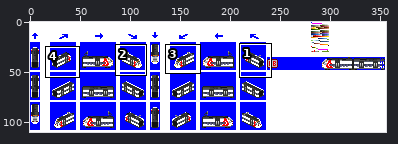
Sprite sheet -- gfx/emu/br429_1.png. The first picture is a wide view before the edit; the outline marks the close-up.
Close-up. The starting point:
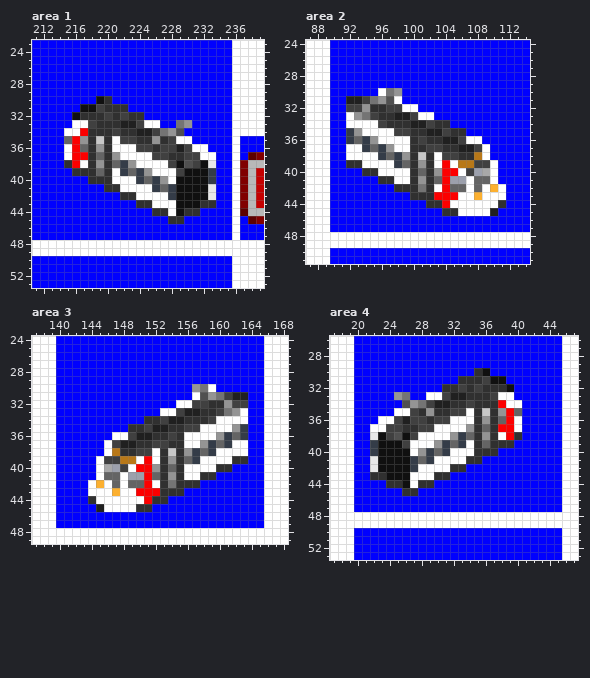
The file is 356x110 pixels. Colours within 5 levels of each other are drawn and written as one. Shown: area 1: x 211..239, y 23..53; area 2: x 87..114, y 24..51; area 3: x 137..168, y 24..49; area 4: x 17..47, y 26..53. The commit also changed other parts of the picture, which this record leaves out.
Now the later version:
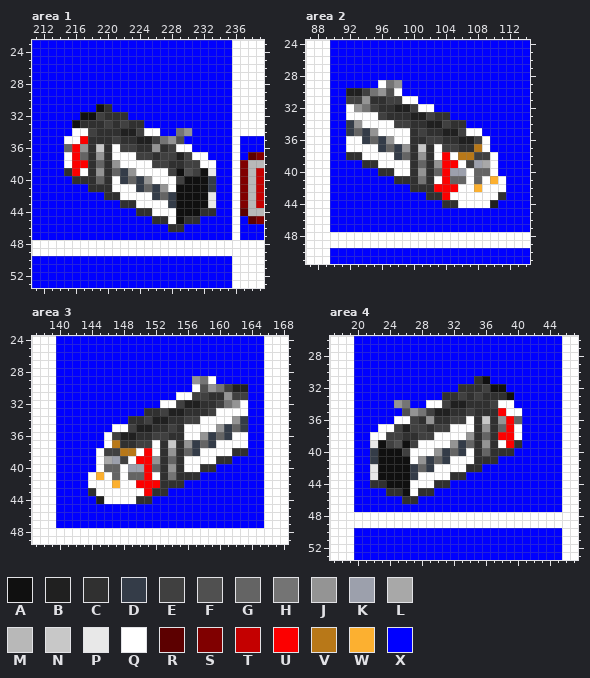
Palette (. is transparent): A #101010  B #202020  C #303030  D #343c48  E #404040  F #505050  G #646464  H #747474  J #949494  K #9ca0ac  L #a8a8a8  M #b8b8b8  N #c8c8c8  P #e8e8e8  Q #ffffff  R #5c0000  S #800000  T #c40000  U #fc0000  V #b87818  W #fcb030  X #0000ff
Change:
--- area 1
@@ x 211..239 @@
 29 XXXXXXXXXXXXXXXXXXXXXXXXXQQQQ
-30 XXXXXXXXACXXXXXXXXXXXXXXXQQQQ
-31 XXXXXXAAECCCXXXXXXXXXXXXXQQQQ
-32 XXXXXACCCECECCXXXXXXXXXXXQQQQ
-33 XXXXXQQECCCBBEQQXXHJXXXXXQQQQ
-34 XXXXQQUCCCECCBBEHJFXXXXXXQQQQ
-35 XXXXGUJCNCQEECCJCEQQXXXXXQXXX
-36 XXXXQUGCJCQQQEECEEBEQQXXXQXXX
-37 XXXXQUUCGCJQQQQEECCEEQQXXQXRS
-38 XXXXCUQCJCGDJQQQQEAFEAPXXQSMM
-39 XXXXXCCCGCQDGDJQQQEAAADXXQSMT
-40 XXXXXXXCCCQQQDGDJQAAAADXXQSMT
-41 XXXXXXXXXCCQQQQDGDAAAAPXXQSMT
-42 XXXXXXXXXXXCCQQQQDAAAAPXXQSMT
-43 XXXXXXXXXXXXXCCQQQAAACCXXQSMT
-44 XXXXXXXXXXXXXXXCCQACCXXXXQRMM
-45 XXXXXXXXXXXXXXXXXCCXXXXXXQXRS
-46 XXXXXXXXXXXXXXXXXXXXXXXXXQXXX
+30 XXXXXXXXXXXXXXXXXXXXXXXXXQQQQ
+31 XXXXXXXXACXXXXXXXXXXXXXXXQQQQ
+32 XXXXXXAAECCCXXXXXXXXXXXXXQQQQ
+33 XXXXXACCCECECCXXXXXXXXXXXQQQQ
+34 XXXXXQQECCCBBEQQXXHJXXXXXQQQQ
+35 XXXXQQUCCCECCBBEHJFXXXXXXQXXX
+36 XXXXGUJCNCQEECCJCEQQXXXXXQXXX
+37 XXXXQUGCJCQQQEECEEBEQQXXXQXRS
+38 XXXXQUUCGCJQQQQEECCEEQQXXQSMM
+39 XXXXCUQCJCGDJQQQQEAFEAPXXQSMT
+40 XXXXXCCCGCQDGDJQQQEAAADXXQSMT
+41 XXXXXXXCCCQQQDGDJQAAAADXXQSMT
+42 XXXXXXXXXCCQQQQDGDAAAAPXXQSMT
+43 XXXXXXXXXXXCCQQQQDAAAAPXXQSMT
+44 XXXXXXXXXXXXXCCQQQAAACCXXQRMM
+45 XXXXXXXXXXXXXXXCCQACCXXXXQXRS
+46 XXXXXXXXXXXXXXXXXCCXXXXXXQXXX
 47 XXXXXXXXXXXXXXXXXXXXXXXXXQXXX
--- area 2
@@ x 87..114 @@
 28 QQQXXXXXXXXXXXXXXXXXXXXXXXXX
-29 QQQXXXXXXXXXXXXXXXXXXXXXXXXX
-30 QQQXXXXXXQHJXXXXXXXXXXXXXXXX
-31 QQQXXBBEHJFQXXXXXXXXXXXXXXXX
-32 QQQXXEEJCCEEQQXXXXXXXXXXXXXX
-33 QQQXXQJHECCBBEQQXXXXXXXXXXXX
-34 QQQXXQQQQECCCBBECCXXXXXXXXXX
-35 QQQXXDJQQQQEECCBBECCXXXXXXXX
-36 QQQXXDGDJQQQQCECCBBEQQXXXXXX
-37 QQQXXQQDGDJQQCCEECCBBEQXXXXX
-38 QQQXXQQQQDGDJCNCQEECCVQXXXXX
-39 QQQXXCCQQQQDGCJCQUQVVEEQXXXX
-40 QQQXXXXCCQQQQCGCJUUQEKLQXXXX
-41 QQQXXXXXXCCQQCJCGUKKQGGQXXXX
-42 QQQXXXXXXXXCCCHCQUGGQGQWQXXX
-43 QQQXXXXXXXXXXCCCUUUQQWQQQXXX
-44 QQQXXXXXXXXXXXXCCUQQQQQQCXXX
-45 QQQXXXXXXXXXXXXXXCCQQQQBXXXX
+29 QQQXXXXXXQHJXXXXXXXXXXXXXXXX
+30 QQQXXBBEHJFQXXXXXXXXXXXXXXXX
+31 QQQXXEEJCCEEQQXXXXXXXXXXXXXX
+32 QQQXXQJHECCBBEQQXXXXXXXXXXXX
+33 QQQXXQQQQECCCBBECCXXXXXXXXXX
+34 QQQXXDJQQQQEECCBBECCXXXXXXXX
+35 QQQXXDGDJQQQQCECCBBEQQXXXXXX
+36 QQQXXQQDGDJQQCCEECCBBEQXXXXX
+37 QQQXXQQQQDGDJCNCQEECCVQXXXXX
+38 QQQXXCCQQQQDGCJCQUQVVEEQXXXX
+39 QQQXXXXCCQQQQCGCJUUQEKLQXXXX
+40 QQQXXXXXXCCQQCJCGUKKQGGQXXXX
+41 QQQXXXXXXXXCCCHCQUGGQGQWQXXX
+42 QQQXXXXXXXXXXCCCUUUQQWQQQXXX
+43 QQQXXXXXXXXXXXXCCUQQQQQQCXXX
+44 QQQXXXXXXXXXXXXXXCCQQQQBXXXX
+45 QQQXXXXXXXXXXXXXXXXXXXXXXXXX
 46 QQQXXXXXXXXXXXXXXXXXXXXXXXXX
--- area 3
@@ x 137..168 @@
 28 QQQXXXXXXXXXXXXXXXXXXXXXXXXXXQQQ
-29 QQQXXXXXXXXXXXXXXXXXXXXXXXXXXQQQ
-30 QQQXXXXXXXXXXXXXXXXXJHQXXXXXXQQQ
-31 QQQXXXXXXXXXXXXXXXXXQFJHEBBXXQQQ
-32 QQQXXXXXXXXXXXXXXXQQEECCJEEXXQQQ
-33 QQQXXXXXXXXXXXXXQQEBBCCEHJQXXQQQ
-34 QQQXXXXXXXXXXXCCEBBCCCEQQQQXXQQQ
-35 QQQXXXXXXXXXCCEBBCCEEQQQQJDXXQQQ
-36 QQQXXXXXXXQQEBBCCECQQQQJDGDXXQQQ
-37 QQQXXXXXXQEBBCCEECCQQJDGDQQXXQQQ
-38 QQQXXXXXXQVCCEEQCNCJDGDQQQQXXQQQ
-39 QQQXXXXXQEEVVQUQCJCGDQQQQCCXXQQQ
-40 QQQXXXXXQLKEQUUJCGCQQQQCCXXXXQQQ
-41 QQQXXXXXQGGQKKUGCJCQQCCXXXXXXQQQ
-42 QQQXXXXQWQGQGGUQCHCCCXXXXXXXXQQQ
-43 QQQXXXXQQQWQQUUUCCCXXXXXXXXXXQQQ
-44 QQQXXXXCQQQQQQUCCXXXXXXXXXXXXQQQ
-45 QQQXXXXXBQQQQCCXXXXXXXXXXXXXXQQQ
+29 QQQXXXXXXXXXXXXXXXXXJHQXXXXXXQQQ
+30 QQQXXXXXXXXXXXXXXXXXQFJHEBBXXQQQ
+31 QQQXXXXXXXXXXXXXXXQQEECCJEEXXQQQ
+32 QQQXXXXXXXXXXXXXQQEBBCCEHJQXXQQQ
+33 QQQXXXXXXXXXXXCCEBBCCCEQQQQXXQQQ
+34 QQQXXXXXXXXXCCEBBCCEEQQQQJDXXQQQ
+35 QQQXXXXXXXQQEBBCCECQQQQJDGDXXQQQ
+36 QQQXXXXXXQEBBCCEECCQQJDGDQQXXQQQ
+37 QQQXXXXXXQVCCEEQCNCJDGDQQQQXXQQQ
+38 QQQXXXXXQEEVVQUQCJCGDQQQQCCXXQQQ
+39 QQQXXXXXQLKEQUUJCGCQQQQCCXXXXQQQ
+40 QQQXXXXXQGGQKKUGCJCQQCCXXXXXXQQQ
+41 QQQXXXXQWQGQGGUQCHCCCXXXXXXXXQQQ
+42 QQQXXXXQQQWQQUUUCCCXXXXXXXXXXQQQ
+43 QQQXXXXCQQQQQQUCCXXXXXXXXXXXXQQQ
+44 QQQXXXXXBQQQQCCXXXXXXXXXXXXXXQQQ
+45 QQQXXXXXXXXXXXXXXXXXXXXXXXXXXQQQ
 46 QQQXXXXXXXXXXXXXXXXXXXXXXXXXXQQQ
--- area 4
@@ x 17..47 @@
 29 QQQXXXXXXXXXXXXXXXXXXXXXXXXXXQQ
-30 QQQXXXXXXXXXXXXXXXCAXXXXXXXXXQQ
-31 QQQXXXXXXXXXXXXXCCCEAAXXXXXXXQQ
-32 QQQXXXXXXXXXXXCCECECCCAXXXXXXQQ
-33 QQQXXXXXJHXXQQEBBCCCEQQXXXXXXQQ
-34 QQQXXXXXXFJHEBBCCECCCUQQXXXXXQQ
-35 QQQXXXXXQQECJCCEEQCNCJUGXXXXXQQ
-36 QQQXXXQQEBEECEEQQQCJCGUQXXXXXQQ
-37 QQQXXQQEECCEEQQQQJCGCUUQXXXXXQQ
-38 QQQXXPAEFAEQQQQJDGCJCQUCXXXXXQQ
-39 QQQXXDAAAEQQQJDGDQCGCCCXXXXXXQQ
-40 QQQXXDAAAAQJDGDQQQCCCXXXXXXXXQQ
-41 QQQXXPAAAADGDQQQQCCXXXXXXXXXXQQ
-42 QQQXXPAAAADQQQQCCXXXXXXXXXXXXQQ
-43 QQQXXCCAAAQQQCCXXXXXXXXXXXXXXQQ
-44 QQQXXXXCCAQCCXXXXXXXXXXXXXXXXQQ
-45 QQQXXXXXXCCXXXXXXXXXXXXXXXXXXQQ
-46 QQQXXXXXXXXXXXXXXXXXXXXXXXXXXQQ
+30 QQQXXXXXXXXXXXXXXXXXXXXXXXXXXQQ
+31 QQQXXXXXXXXXXXXXXXCAXXXXXXXXXQQ
+32 QQQXXXXXXXXXXXXXCCCEAAXXXXXXXQQ
+33 QQQXXXXXXXXXXXCCECECCCAXXXXXXQQ
+34 QQQXXXXXJHXXQQEBBCCCEQQXXXXXXQQ
+35 QQQXXXXXXFJHEBBCCECCCUQQXXXXXQQ
+36 QQQXXXXXQQECJCCEEQCNCJUGXXXXXQQ
+37 QQQXXXQQEBEECEEQQQCJCGUQXXXXXQQ
+38 QQQXXQQEECCEEQQQQJCGCUUQXXXXXQQ
+39 QQQXXPAEFAEQQQQJDGCJCQUCXXXXXQQ
+40 QQQXXDAAAEQQQJDGDQCGCCCXXXXXXQQ
+41 QQQXXDAAAAQJDGDQQQCCCXXXXXXXXQQ
+42 QQQXXPAAAADGDQQQQCCXXXXXXXXXXQQ
+43 QQQXXPAAAADQQQQCCXXXXXXXXXXXXQQ
+44 QQQXXCCAAAQQQCCXXXXXXXXXXXXXXQQ
+45 QQQXXXXCCAQCCXXXXXXXXXXXXXXXXQQ
+46 QQQXXXXXXCCXXXXXXXXXXXXXXXXXXQQ
 47 QQQXXXXXXXXXXXXXXXXXXXXXXXXXXQQ
